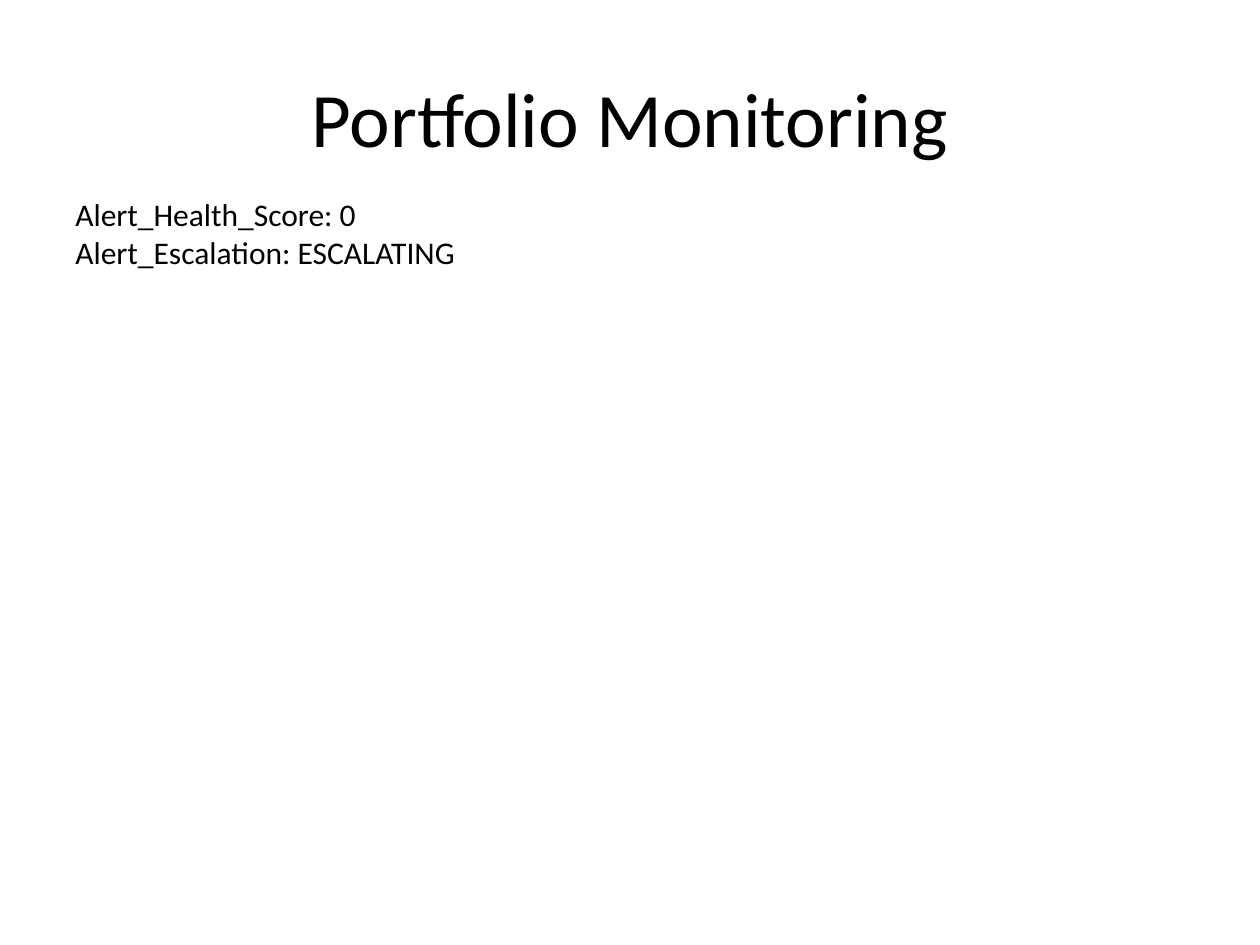
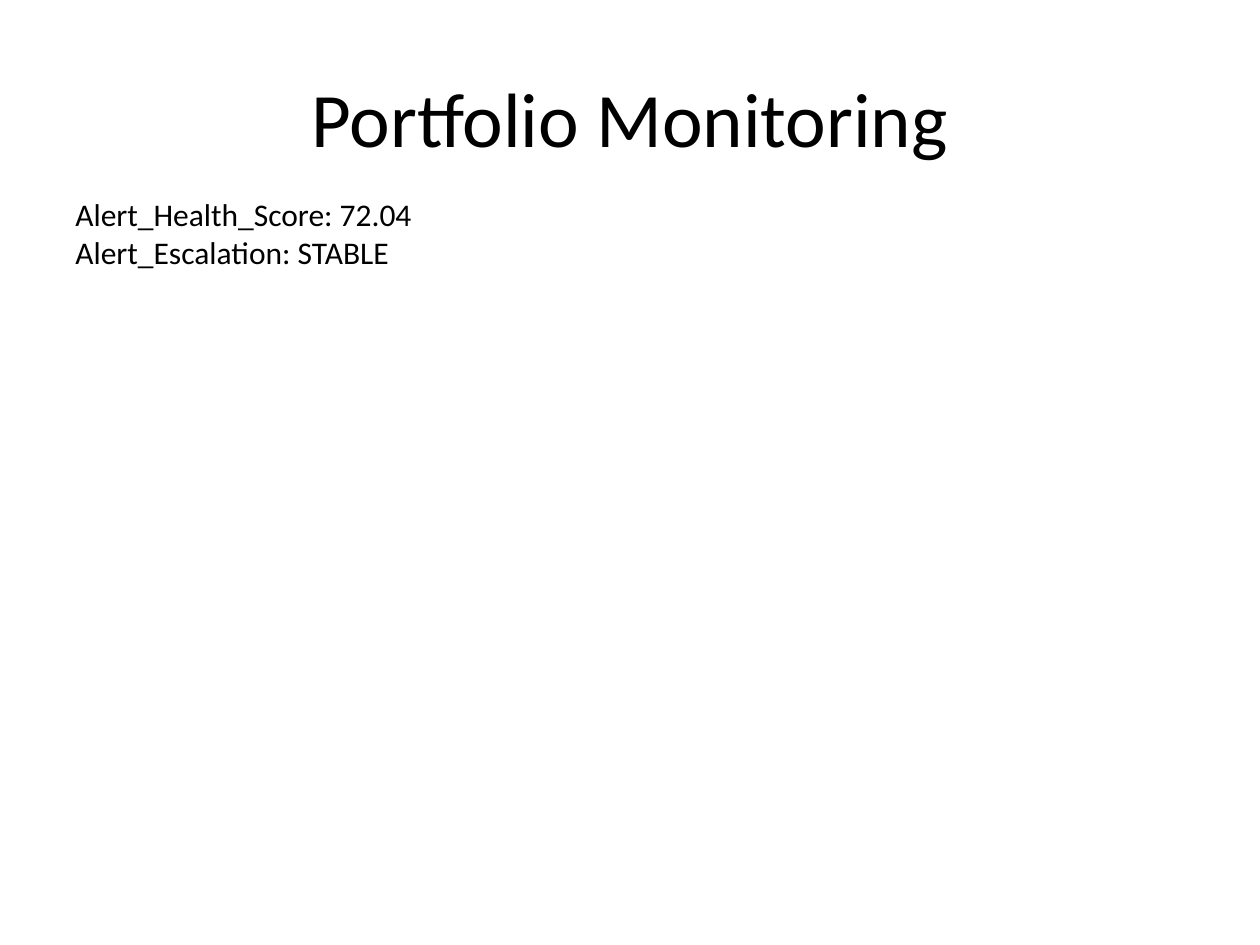
Before and after one commit to sakshinekkala28/Institutional_Quant_Platform, a slide deck: slide 9 of data/reports/investment_committee_presentation.pptx. Drawn at 1260x945 pixels with LibreOffice and Linux fonts; fonts in the diff are those of the drawing. Boxes give left, top, right and bottom in pixels: in the first picture for what was removed or moved away, otherwise in the second. Text is boxed around its words. In the diff, an @@ line names an element or a change of style, - is before the commit and + after.

```diff
--- a/data/reports/investment_committee_presentation.pptx
+++ b/data/reports/investment_committee_presentation.pptx
@@ text at (x1=75, y1=204, x2=412, y2=269): text changed @@
-Alert_Health_Score: 0
-Alert_Escalation: ESCALATING
+Alert_Health_Score: 72.04
+Alert_Escalation: STABLE
```
Also in this commit, not shown: 7 other slides changed, 20 other files.
